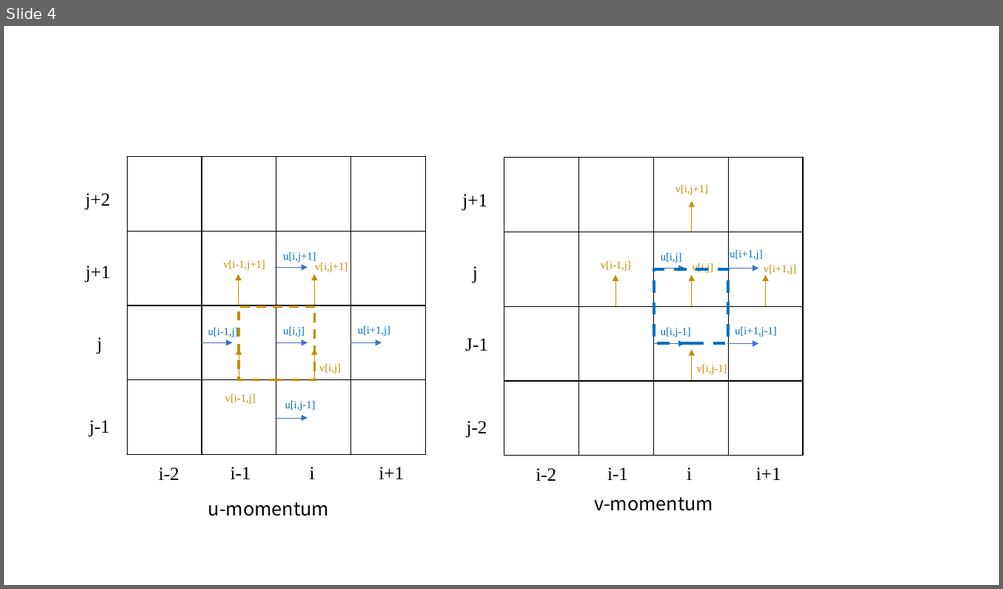
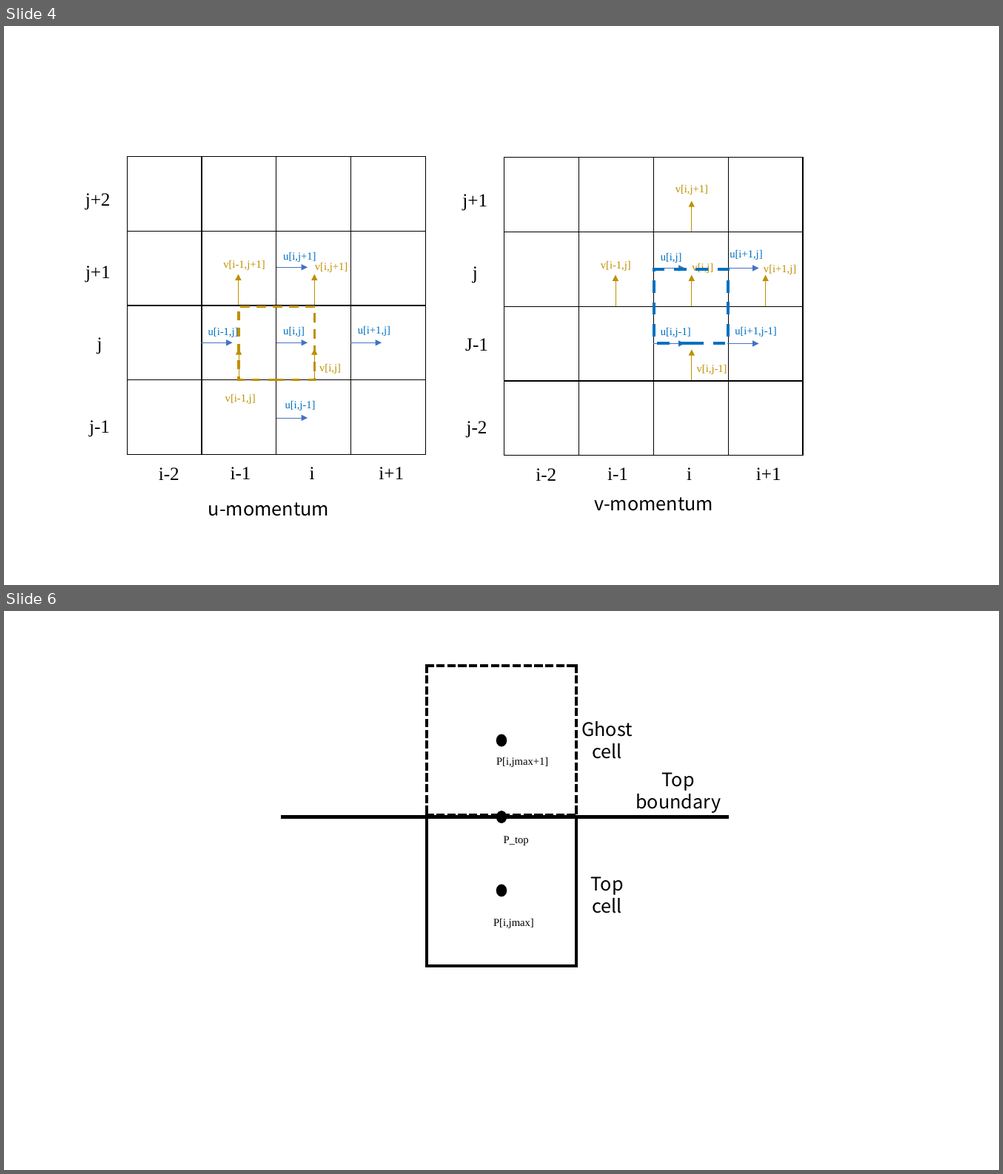
Before and after one commit to lubyant/CS714, a slide deck: project_code/fig.pptx. Shown one above the other, each under a label of ours: slide 4 before the commit, slides 4 and 6 after it; the slides between them are not shown. The pictures are 1003x589 and 1003x1174 pixels, drawn with LibreOffice and Linux fonts; fonts in the diff are those of the drawing. Boxes give left, top, right and bottom in pixels: in the first picture for what was removed or moved away, otherwise in the second. Text is boxed around its words. In the diff, an @@ line names an element or a change of style, - is before the commit and + after.

```diff
--- a/project_code/fig.pptx
+++ b/project_code/fig.pptx
@@ slide 6 added at [4,611,999,1170], background #FFFFFF @@
@@ table added at [427,667,576,815], 1 rows, 1 columns @@
+
@@ text added at [581,721,632,759], 18 pt, text #000000 @@
+Ghost
+cell
@@ ellipse added at [495,734,506,747], fill #000000 @@
@@ text added at [496,757,548,767], 10.5 pt, text #000000 @@
+P[i,jmax+1]
@@ text added at [635,772,720,813], 18 pt, text #000000 @@
+Top
+boundary
@@ line added from (281, 817) to (728, 817), #000000 3 pt @@
@@ table added at [427,817,576,966], 1 rows, 1 columns @@
+
@@ ellipse added at [495,811,506,823], fill #000000 @@
@@ text added at [504,836,529,846], 10.5 pt, text #000000 @@
+P_top
@@ text added at [591,877,623,914], 18 pt, text #000000 @@
+Top
+cell
@@ ellipse added at [495,885,506,897], fill #000000 @@
@@ text added at [493,918,534,928], 10.5 pt, text #000000 @@
+P[i,jmax]
```
Also in this commit, not shown: 1 slide changed, 3 other slides added, 9 other files.
